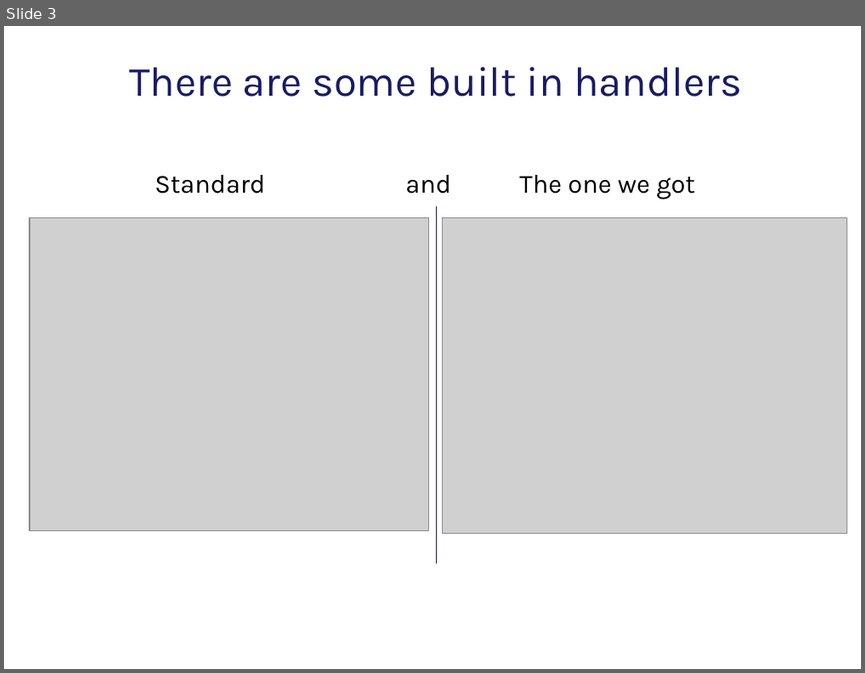
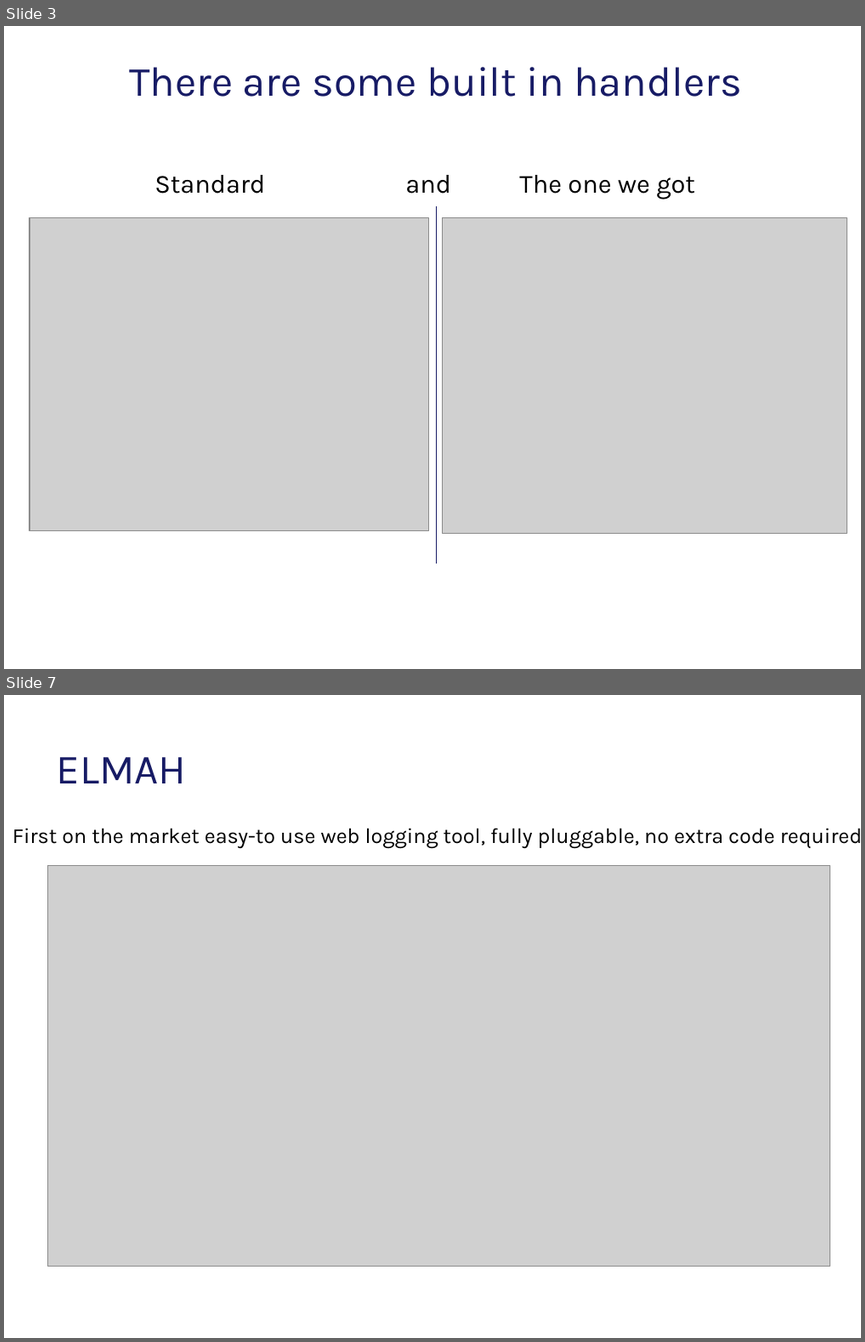
Before and after one commit to tarasiscom/Lv-273, a slide deck: education/Exception_Handling_In_Core_Puhach_Ivan.pptx. Shown one above the other, each under a label of ours: slide 3 before the commit, slides 3 and 7 after it; the slides between them are not shown. The pictures are 865x673 and 865x1342 pixels, drawn with LibreOffice and Linux fonts; fonts in the diff are those of the drawing; grey boxes stand for pictures; background and template pictures are left out. Boxes give left, top, right and bottom in pixels: in the first picture for what was removed or moved away, otherwise in the second. Text is boxed around its words. In the diff, an @@ line names an element or a change of style, - is before the commit and + after.

```diff
--- a/education/Exception_Handling_In_Core_Puhach_Ivan.pptx
+++ b/education/Exception_Handling_In_Core_Puhach_Ivan.pptx
@@ slide 7 added at <box>4,695,861,1338</box>, background #FFFFFF @@
@@ title added at <box>57,757,187,783</box>, 35 pt, text #171B65 @@
+ELMAH
@@ text added at <box>12,828,861,849</box>, 18 pt, text #000000 @@
+First on the market easy-to use web logging tool, fully pluggable, no extra code required
@@ picture added at <box>47,866,830,1265</box> @@
```
Also in this commit, not shown: 4 slides changed, 2 other slides added, 1 slide removed.
